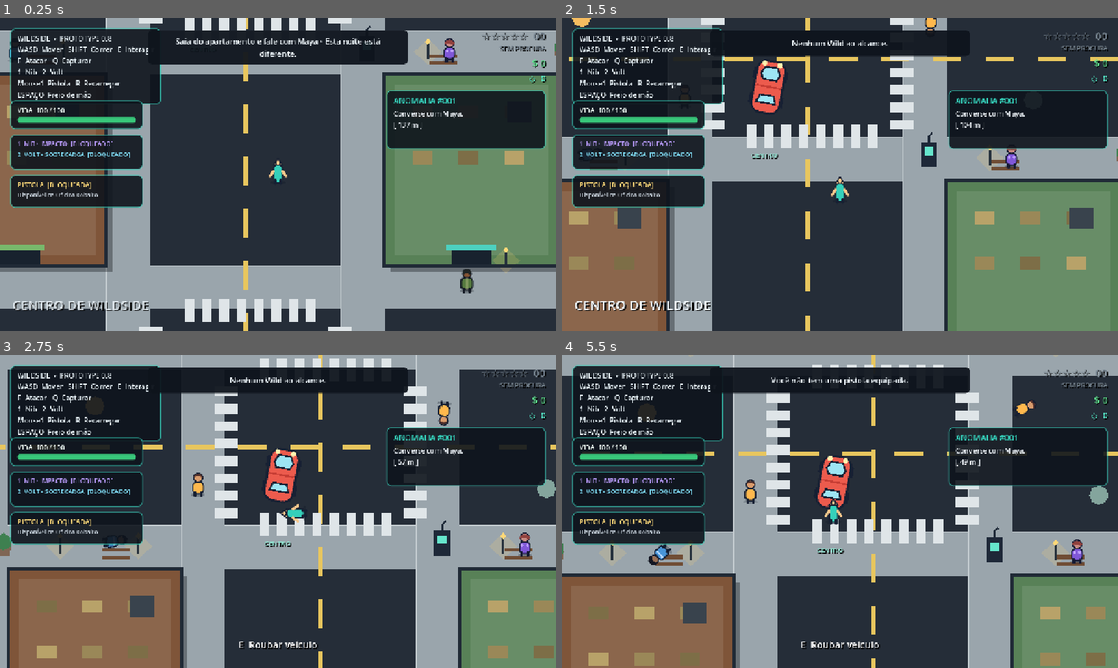
Above: before the commit, frames 1-4 (two rows, left to right).
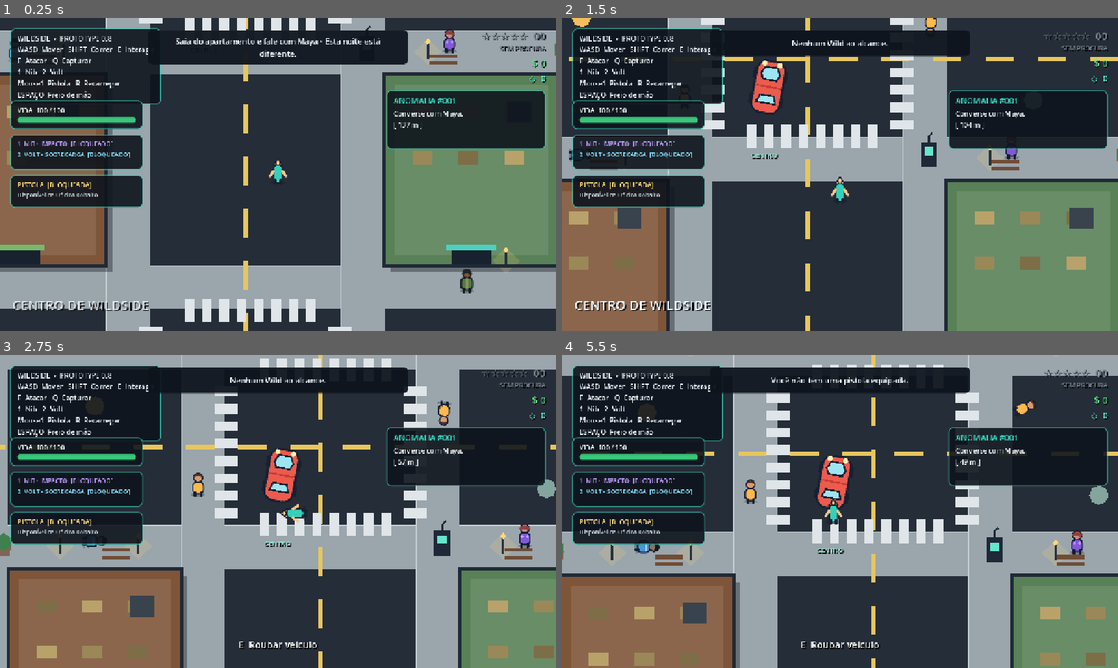
Above: after the commit, the same moments.

Repository: MiguelAlmeidaJ/Wildside
Game: Godot game, scene res://main.tscn
Same seed, same stepped clock (60 frames per second), same inputs: the game is played once before the commit and once after it.
Inputs (mouse positions are in pixels of both pictures, inside the frame that each line leads up to):
- Up to frame 1 (0.25 s): no input
- Up to frame 2 (1.5 s): tap Enter at 0.5 s; move the mouse to (812, 237) at 0.52 s; hold F (attack) 0.53-1.28 s; hold W (move_up) from 0.53 s (still down); click (812, 237) at 0.67 s; move the mouse to (1006, 221) at 1.27 s; tap Q (capture) at 1.35 s
- Up to frame 3 (2.75 s): move the mouse to (111, 464) at 2.02 s; release W (move_up) at 2.03 s; hold A (move_left) from 2.03 s (still down); hold E (interact) from 2.03 s (still down)
- Up to frame 4 (5.5 s): move the mouse to (867, 511) at 2.77 s; release E (interact) at 2.78 s; tap Shift (run) at 2.85 s; click (867, 511) at 2.92 s; move the mouse to (756, 433) at 3.52 s; release A (move_left) at 3.53 s; press the mouse at (756, 433) at 3.53 s; hold Space (brake) 3.53-4.28 s; move the mouse to (962, 495) at 4.27 s; release the mouse at (962, 495) at 4.28 s; hold D (move_right) 4.28-5.03 s; tap 1 (wild_nib) at 4.35 s; move the mouse to (728, 527) at 5.02 s; hold W (move_up) from 5.03 s (still down); hold 2 (wild_volt) from 5.03 s (still down); click (728, 527) at 5.17 s

The runs differ from the first frame. In frame 1, 0.2% of the frame differs, in the area x 79-83%, y 4-15%; in frame 2, 0.2%; in frame 3, 0.2%; in frame 4, 0.5%, in the area x 13-94%, y 56-68%.

Commit message:
Make major city props physically present in the world

Diff:
--- a/scripts/world/city.gd
+++ b/scripts/world/city.gd
@@ -278,9 +278,12 @@
 
 
 func _create_bench(at: Vector2) -> void:
-	var node := Node2D.new()
+	var node := StaticBody2D.new()
 	node.position = at
 	node.z_index = 4
+	node.collision_layer = 1
+	node.collision_mask = 0
+	_add_rect_collision(node, Vector2(72, 28))
 
 	for y in [-8.0, 8.0]:
 		var slat := Line2D.new()
@@ -292,9 +295,12 @@
 
 
 func _create_planter(at: Vector2) -> void:
-	var node := Node2D.new()
+	var node := StaticBody2D.new()
 	node.position = at
 	node.z_index = 4
+	node.collision_layer = 1
+	node.collision_mask = 0
+	_add_rect_collision(node, Vector2(42, 42))
 
 	var pot := Polygon2D.new()
 	pot.polygon = PackedVector2Array([
@@ -315,9 +321,12 @@
 
 
 func _create_dumpster(at: Vector2) -> void:
-	var node := Node2D.new()
+	var node := StaticBody2D.new()
 	node.position = at
 	node.z_index = 4
+	node.collision_layer = 1
+	node.collision_mask = 0
+	_add_rect_collision(node, Vector2(62, 42))
 
 	var body := Polygon2D.new()
 	body.polygon = PackedVector2Array([
@@ -353,9 +362,12 @@
 
 
 func _create_container(at: Vector2, color: Color) -> void:
-	var node := Node2D.new()
+	var node := StaticBody2D.new()
 	node.position = at
 	node.z_index = 3
+	node.collision_layer = 1
+	node.collision_mask = 0
+	_add_rect_collision(node, Vector2(106, 52))
 	var box := Polygon2D.new()
 	box.polygon = PackedVector2Array([
 		Vector2(-52, -24), Vector2(52, -24), Vector2(52, 24), Vector2(-52, 24)
@@ -369,6 +381,14 @@
 		rib.default_color = color.darkened(0.22)
 		node.add_child(rib)
 	add_child(node)
+
+
+func _add_rect_collision(body: StaticBody2D, size: Vector2) -> void:
+	var collision := CollisionShape2D.new()
+	var shape := RectangleShape2D.new()
+	shape.size = size
+	collision.shape = shape
+	body.add_child(collision)
 
 
 func _create_district_signs() -> void:
